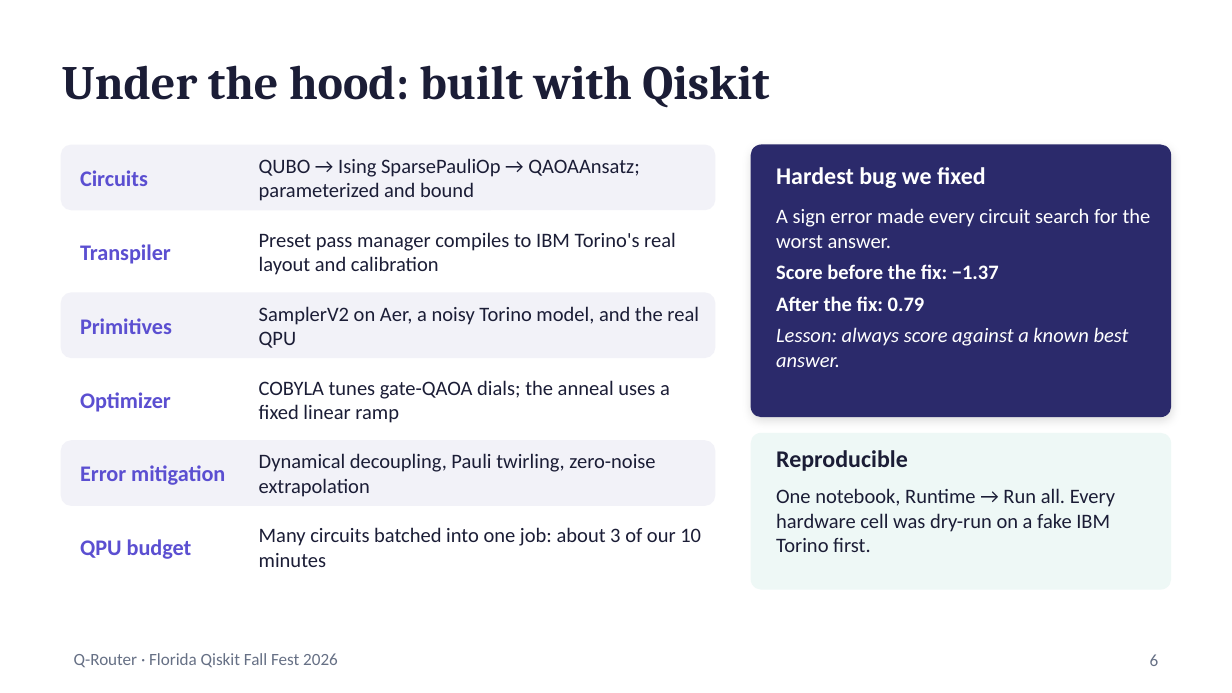
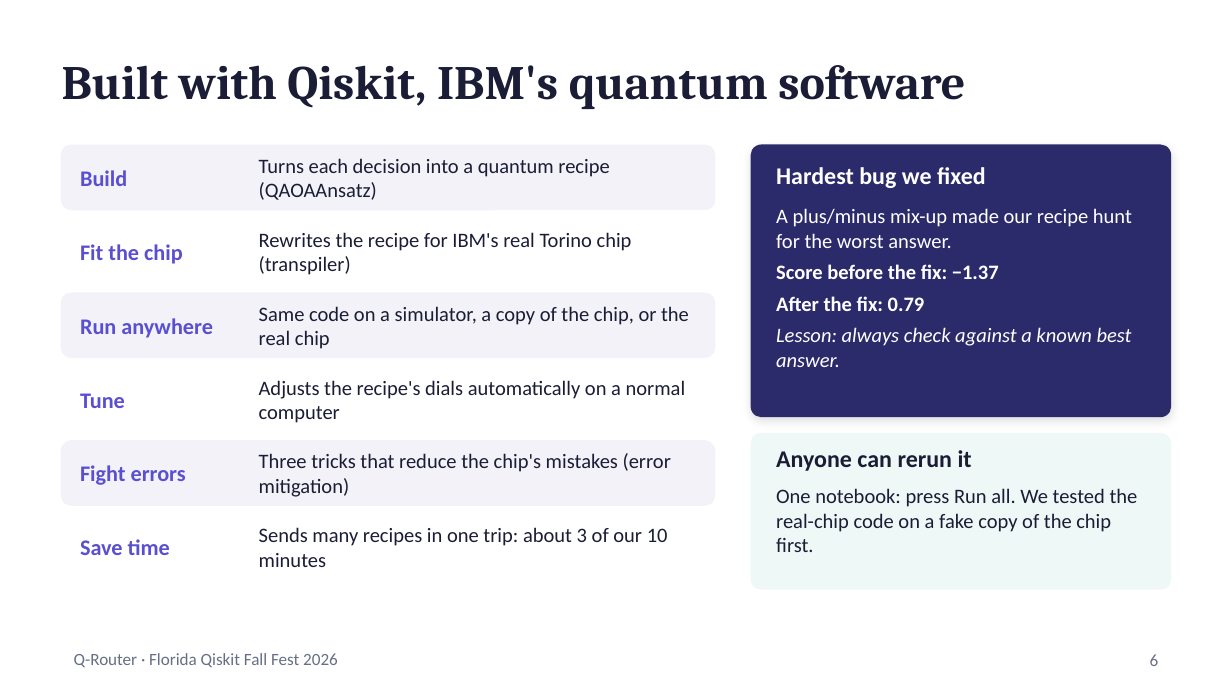
Before and after one commit to gurramn2025-cloud/q-router, a slide deck: slide 6 of slides/Q-Router_slides.pptx. Drawn at 1232x693 pixels with LibreOffice and Linux fonts; fonts in the diff are those of the drawing. Boxes give left, top, right and bottom in pixels: in the first picture for what was removed or moved away, otherwise in the second. Text is boxed around its words. In the diff, an @@ line names an element or a change of style, - is before the commit and + after.

```diff
--- a/slides/Q-Router_slides.pptx
+++ b/slides/Q-Router_slides.pptx
@@ title at [62, 65, 965, 109]: text changed @@
-Under the hood: built with Qiskit
+Built with Qiskit, IBM's quantum software
@@ text at [80, 170, 127, 186]: text changed @@
-Circuits
+Build
@@ text at [259, 158, 609, 200]: text changed @@
-QUBO → Ising SparsePauliOp → QAOAAnsatz; parameterized and bound
+Turns each decision into a quantum recipe (QAOAAnsatz)
@@ text at [776, 208, 1132, 248]: text changed @@
-A sign error made every circuit search for the worst answer.
+A plus/minus mix-up made our recipe hunt for the worst answer.
@@ text at [259, 232, 632, 275]: text changed @@
-Preset pass manager compiles to IBM Torino's real layout and calibration
+Rewrites the recipe for IBM's real Torino chip (transpiler)
@@ text at [80, 244, 183, 264]: text changed @@
-Transpiler
+Fit the chip
@@ text at [80, 318, 213, 338]: text changed @@
-Primitives
+Run anywhere
@@ text at [259, 306, 689, 349]: text changed @@
-SamplerV2 on Aer, a noisy Torino model, and the real QPU
+Same code on a simulator, a copy of the chip, or the real chip
@@ text at [776, 327, 1132, 367]: text changed @@
-Lesson: always score against a known best answer.
+Lesson: always check against a known best answer.
@@ text at [259, 380, 686, 423]: text changed @@
-COBYLA tunes gate-QAOA dials; the anneal uses a fixed linear ramp
+Adjusts the recipe's dials automatically on a normal computer
@@ text at [80, 393, 125, 408]: text changed @@
-Optimizer
+Tune
@@ text at [80, 465, 186, 485]: text changed @@
-Error mitigation
+Fight errors
@@ text at [259, 453, 671, 497]: text changed @@
-Dynamical decoupling, Pauli twirling, zero-noise extrapolation
+Three tricks that reduce the chip's mistakes (error mitigation)
@@ text at [776, 450, 972, 471]: text changed @@
-Reproducible
+Anyone can rerun it
@@ text at [776, 488, 1138, 552]: text changed @@
-One notebook, Runtime → Run all. Every hardware cell was dry-run on a fake IBM Torino first.
+One notebook: press Run all. We tested the real-chip code on a fake copy of the chip first.
@@ text at [80, 539, 170, 555]: text changed @@
-QPU budget
+Save time
@@ text at [259, 527, 668, 567]: text changed @@
-Many circuits batched into one job: about 3 of our 10 minutes
+Sends many recipes in one trip: about 3 of our 10 minutes
```
Also in this commit, not shown: 9 other slides changed.
